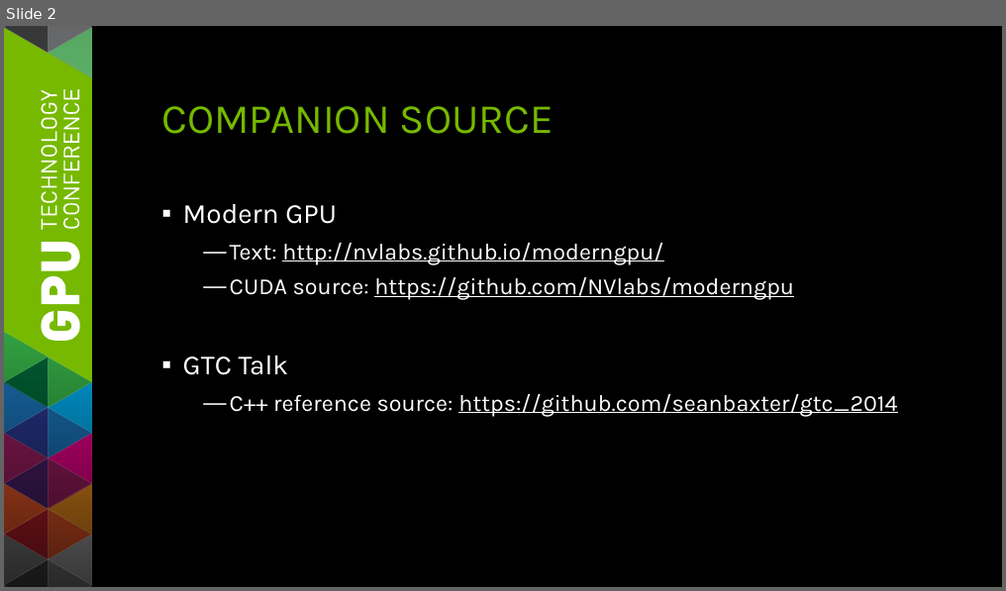
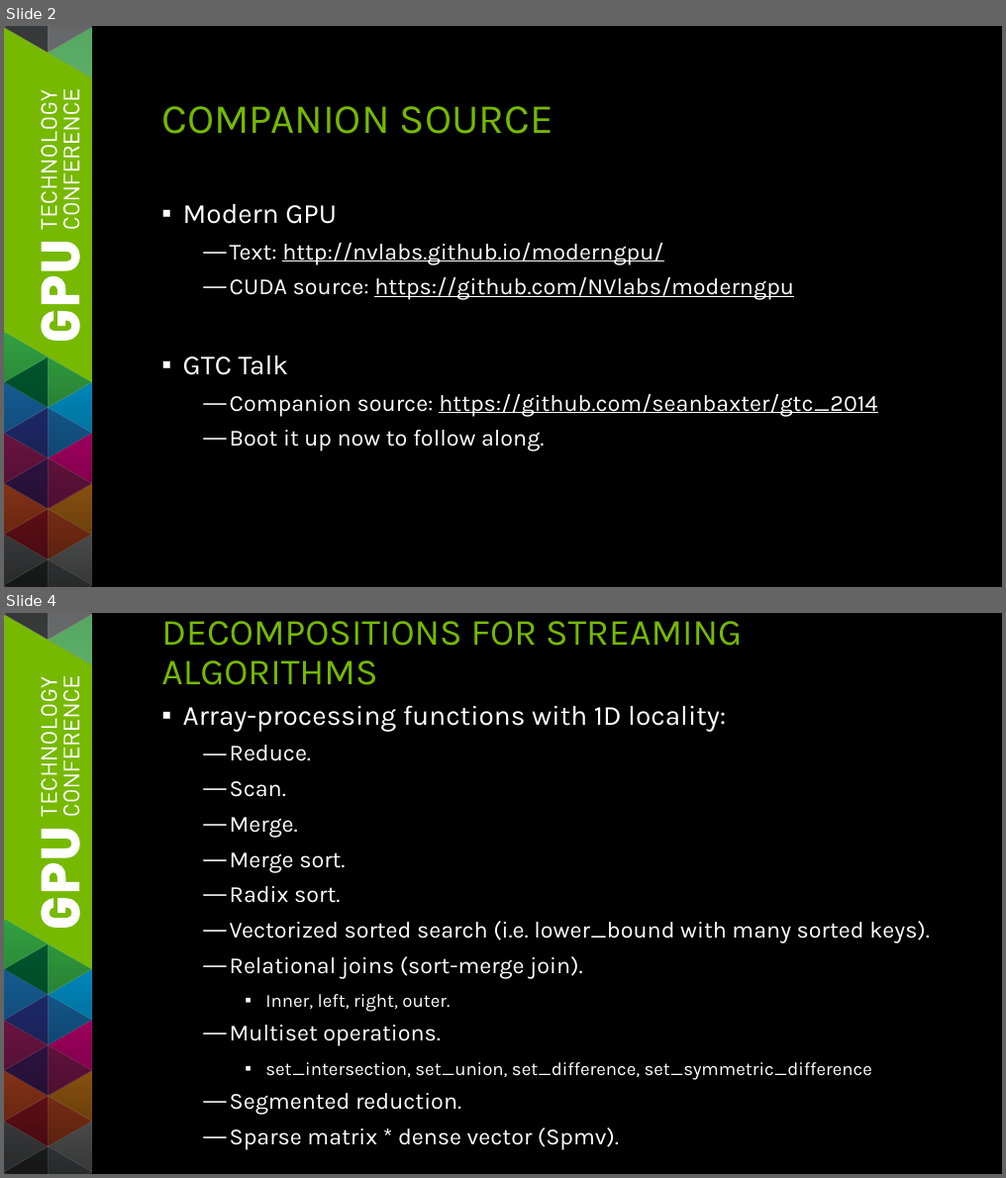
Before and after one commit to seanbaxter/gtc_2014, a slide deck: gtc_2014_sean_baxter.pptx. Shown one above the other, each under a label of ours: slide 2 before the commit, slides 2 and 4 after it; the slides between them are not shown. The pictures are 1006x591 and 1006x1178 pixels, drawn with LibreOffice and Linux fonts; fonts in the diff are those of the drawing. Boxes give left, top, right and bottom in pixels: in the first picture for what was removed or moved away, otherwise in the second. Text is boxed around its words. In the diff, an @@ line names an element or a change of style, - is before the commit and + after.

Commit message:
Added source

```diff
--- a/gtc_2014_sean_baxter.pptx
+++ b/gtc_2014_sean_baxter.pptx
@@ slide 4 added at box(4, 613, 1002, 1174), background #000000; not listed: 101 template elements that a slide beside it also shows @@
@@ title added at box(161, 621, 742, 685), 32 pt, text #76B900 @@
+DECOMPOSITIONS FOR STREAMING ALGORITHMS
@@ text added at box(183, 705, 930, 1150), 20 pt, text #FFFFFF @@
+▪ Array-processing functions with 1D locality:
+  — Reduce.
+  — Scan.
+  — Merge.
+  — Merge sort.
+  — Radix sort.
+  — Vectorized sorted search (i.e. lower_bound with many sorted keys).
+  — Relational joins (sort-merge join).
+    ▪ Inner, left, right, outer.
+  — Multiset operations.
+    ▪ set_intersection, set_union, set_difference, set_symmetric_difference
+  — Segmented reduction.
+  — Sparse matrix * dense vector (Spmv).
@@ slide 2 changed as well @@
@@ text at box(230, 394, 877, 452): text changed @@
-  — C++ reference source: https://github.com/seanbaxter/gtc_2014
+  — Companion source: https://github.com/seanbaxter/gtc_2014
+  — Boot it up now to follow along.
```
Also in this commit, not shown: 1 other slide changed, 5 other slides added, 1 slide removed, 5 other files.
